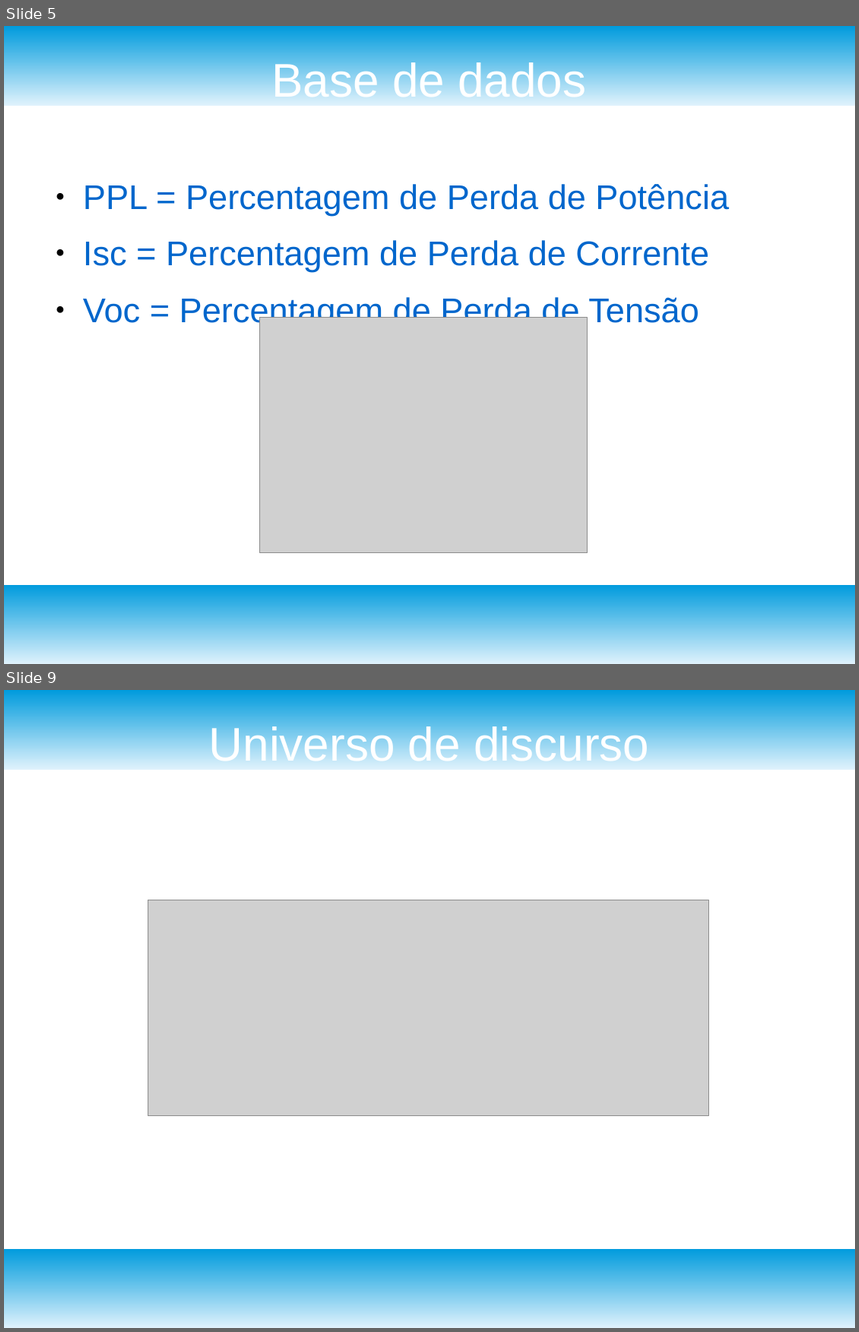
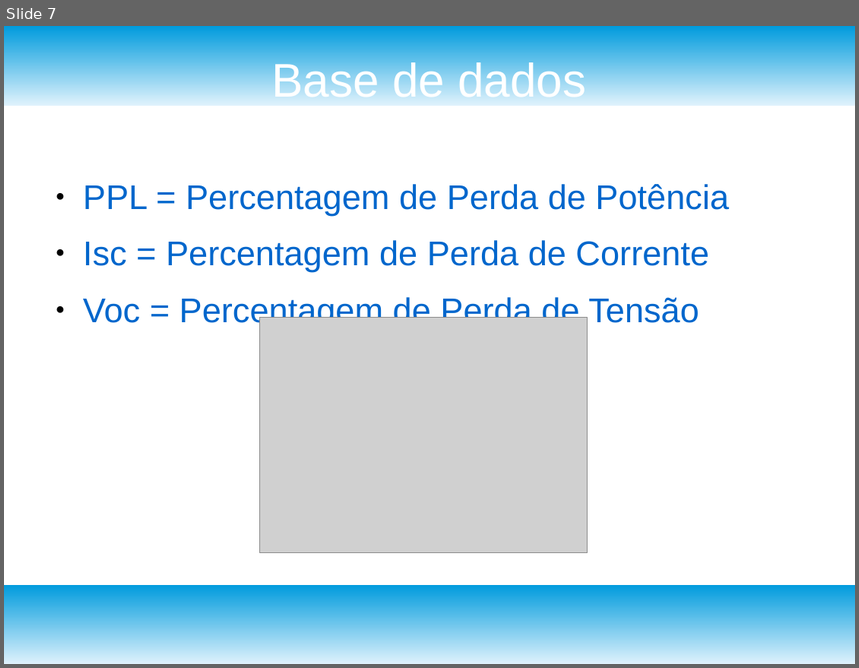
Before and after one commit to ErikJhones/Self-Organizing-Map-SOM-with-KNN, a slide deck: fuzzy/apresentacao.odp. Shown one above the other, each under a label of ours: slides 5 and 9 before the commit, slide 7 after it; the slides between them are not shown. The pictures are 859x1332 and 859x668 pixels, drawn with LibreOffice and Linux fonts; fonts in the diff are those of the drawing; grey boxes stand for pictures. Boxes give left, top, right and bottom in pixels: in the first picture for what was removed or moved away, otherwise in the second. Text is boxed around its words. In the diff, an @@ line names an element or a change of style, - is before the commit and + after.

```diff
--- a/fuzzy/apresentacao.odp
+++ b/fuzzy/apresentacao.odp
@@ slide 9 removed at [4,690,855,1328], background #FFFFFF; not listed: 2 template elements that a slide beside it also shows @@
@@ title removed at [209,723,649,770] @@
-Universo de discurso
@@ picture removed at [148,900,709,1116] @@
@@ what was slide 5 is now slide 7 @@
```
Also in this commit, not shown: 8 slides changed, 6 slides added, 1 other slide removed, 3 other files.
